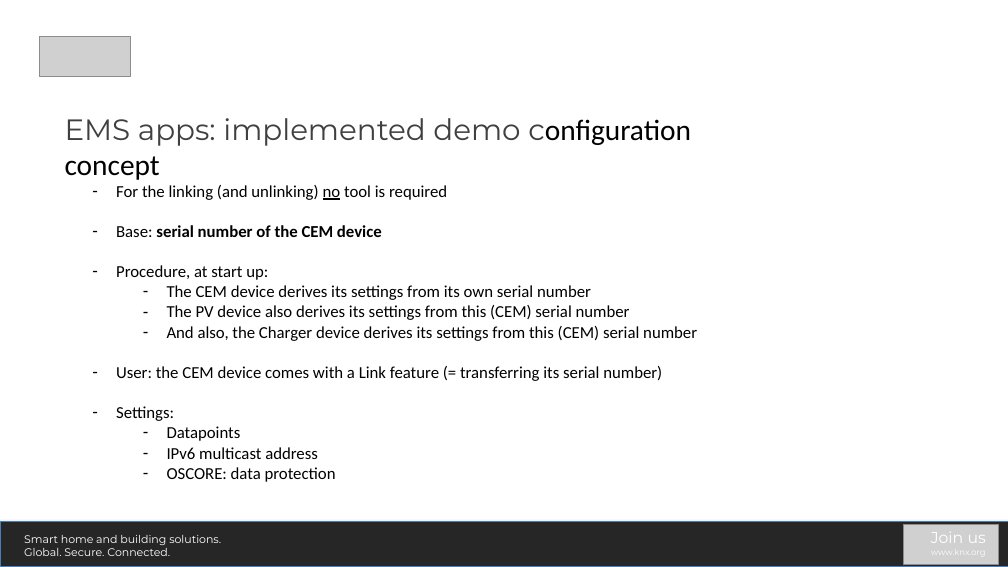
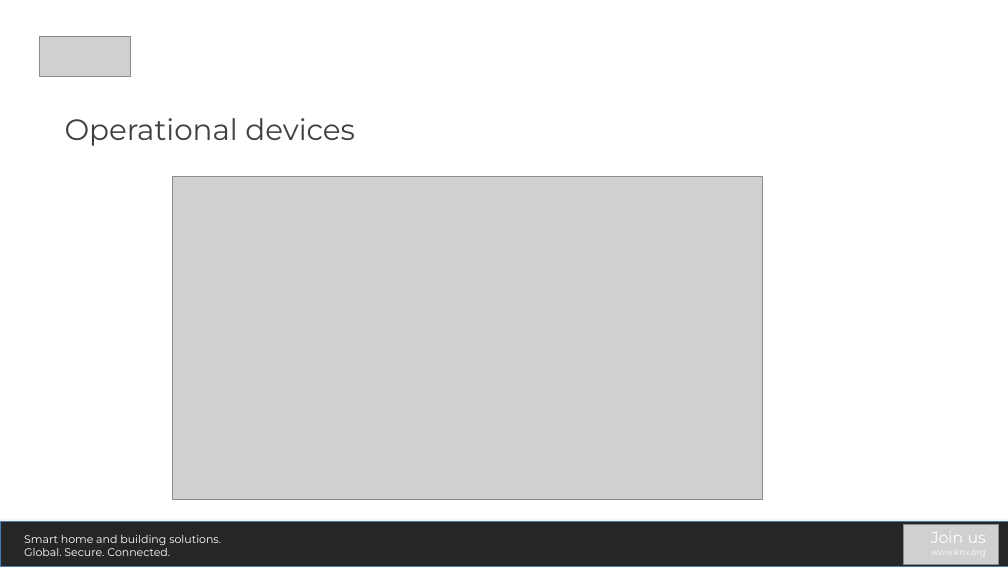
Before and after one commit to Adam-Maciuga/sdk-knx-iot-point-api-stack, a slide deck: slide 16 of apps/EMS/EMS-phase2.pptx (slide 9 before the commit). Drawn at 1008x567 pixels with LibreOffice and Linux fonts; fonts in the diff are those of the drawing; grey boxes stand for pictures. Boxes give left, top, right and bottom in pixels: in the first picture for what was removed or moved away, otherwise in the second. Text is boxed around its words. In the diff, an @@ line names an element or a change of style, - is before the commit and + after.

Commit message:
- updated PV and Charger app - updated presentation - Consolinno-MT.zip

```diff
--- a/apps/EMS/EMS-phase2.pptx
+++ b/apps/EMS/EMS-phase2.pptx
@@ text at (65,118,355,146): text changed @@
-EMS apps: implemented demo configuration concept
+Operational devices
@@ picture added at (172,177,763,500) @@
@@ text removed at (116,185,697,482) @@
-– For the linking (and unlinking) no tool is required
-– Base: serial number of the CEM device
-– Procedure, at start up:
-  – The CEM device derives its settings from its own serial number
-  – The PV device also derives its settings from this (CEM) serial number
-  – And also, the Charger device derives its settings from this (CEM) serial number
-– User: the CEM device comes with a Link feature (= transferring its serial number)
-– Settings:
-  – Datapoints
-  – IPv6 multicast address
-  – OSCORE: data protection
```
Also in this commit, not shown: 4 other slides changed, 4 slides added, 1 slide removed, 6 other files.
